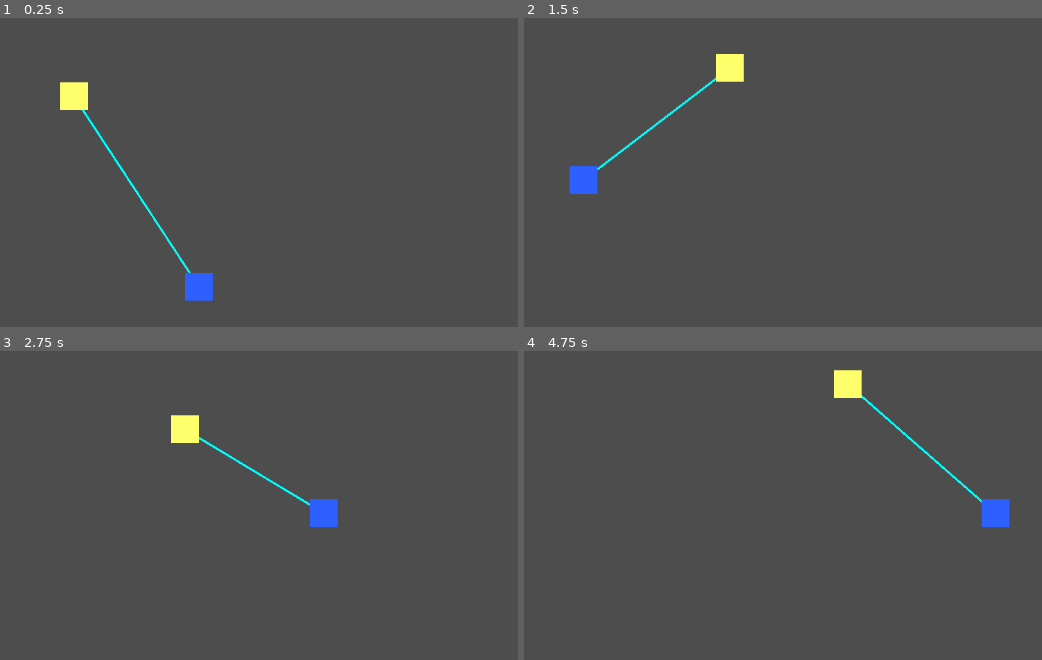
Above: before the commit, frames 1-4 (two rows, left to right).
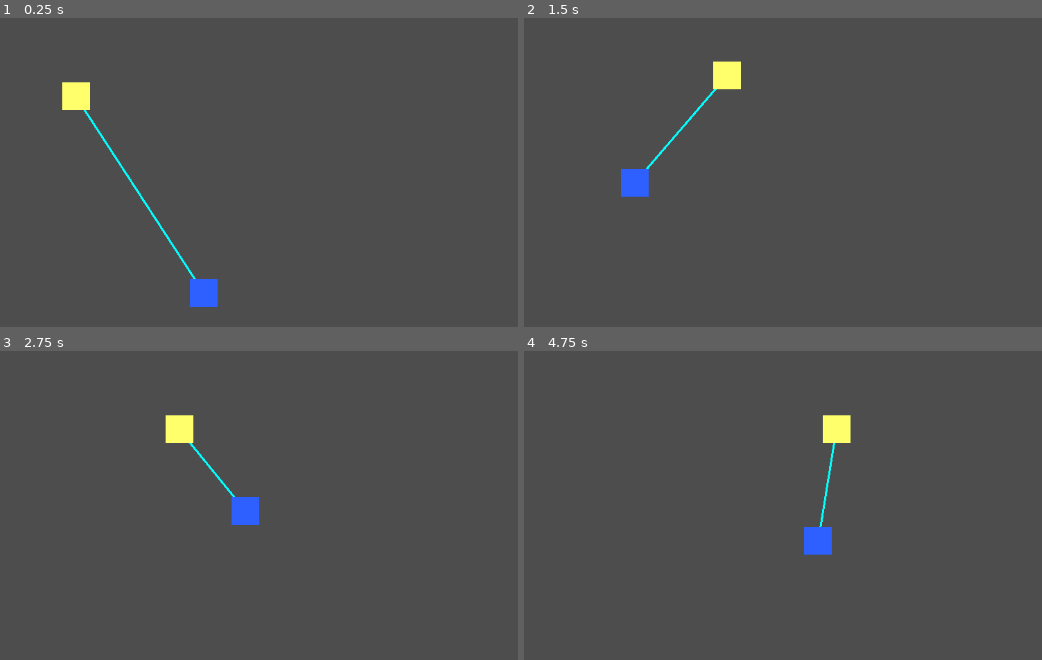
Above: after the commit, the same moments.

Repository: Bakwan-Company/Astro-Knot
Game: Godot game, scene res://levels/test_level/TestLevel.tscn
The game is run twice, just before and just after one commit, with the same random seed, the same clock (stepped at 60 frames per second) and the same inputs.
Inputs:
- Up to frame 1 (0.25 s): no input
- Up to frame 2 (1.5 s): hold Q (reel_in) 0.53-1.28 s; hold D (move_right) from 0.53 s (still down); tap Space (jump) at 0.77 s; tap E (reel_out) at 0.8, 1.35 s
- Up to frame 3 (2.75 s): tap Space (jump) at 1.52 s; tap Q (reel_in) at 1.55 s; release D (move_right) at 2.03 s; hold A (move_left) from 2.03 s (still down); hold Q (reel_in) from 2.03 s (still down); tap E (reel_out) at 2.3 s
- Up to frame 4 (4.75 s): release A (move_left) at 2.78 s; release Q (reel_in) at 2.78 s; hold D (move_right) 2.78-4.28 s; tap E (reel_out) at 2.85, 3.8, 4.35 s; tap Space (jump) at 3.02, 3.77, 4.52 s; tap Q (reel_in) at 3.05, 4.55 s; hold Q (reel_in) 3.53-4.28 s; hold A (move_left) from 4.28 s (still down)

The runs differ from the first frame. In frame 1, 0.9% of the frame differs, in the area x 11-43%, y 20-94%; in frame 2, 1.8%; in frame 3, 1.5%; in frame 4, 2.4%, in the area x 54-94%, y 6-67%.

Commit message:
chore: polishing reel in and reel out physics.

Diff:
--- a/entities/castor/Castor.tscn
+++ b/entities/castor/Castor.tscn
@@ -6,6 +6,7 @@
 size = Vector2(40, 39)
 
 [node name="Castor" type="CharacterBody2D" unique_id=975424275]
+collision_layer = 3
 script = ExtResource("1_n7yow")
 
 [node name="CollisionShape2D" type="CollisionShape2D" parent="." unique_id=1097591767]
--- a/entities/pollux/Pollux.tscn
+++ b/entities/pollux/Pollux.tscn
@@ -4,6 +4,7 @@
 size = Vector2(40, 40)
 
 [node name="Pollux" type="RigidBody2D" unique_id=1878608427]
+collision_layer = 5
 lock_rotation = true
 linear_damp = 0.5
 
@@ -18,3 +19,7 @@
 
 [node name="RopeAnchor" type="Marker2D" parent="." unique_id=1489040497]
 position = Vector2(20, 20.5)
+
+[node name="GroundCheck" type="RayCast2D" parent="." unique_id=687677612]
+position = Vector2(20, 20)
+target_position = Vector2(0, 20)
--- a/systems/rope_system/rope_manager.gd
+++ b/systems/rope_system/rope_manager.gd
@@ -2,14 +2,12 @@
 
 @export var castor: CharacterBody2D
 @export var pollux: RigidBody2D
-
 @onready var rope_visual: Line2D = $HardlightVisual
 
 @export var current_rope_length: float = 200.0
-@export var max_rope_length: float = 400.0
-@export var min_rope_length: float = 50.0
-@export var reel_speed: float = 150.0
-@export var rope_stiffness: float = 15.0
+@export var reel_speed: float = 250.0
+@export var min_rope_length: float = 60.0
+@export var max_rope_length: float = 500.0
 
 func _process(_delta: float) -> void:
 	update_rope_visual()
@@ -19,36 +17,84 @@
 		return
 
 	handle_reel_input(delta)
-	apply_rope_physics()
+	apply_solid_constraint(delta)
 
 func handle_reel_input(delta: float) -> void:
-	# Tombol Q untuk narik, E untuk ulur
 	if Input.is_action_pressed("reel_in"):
-		current_rope_length = max(min_rope_length, current_rope_length - reel_speed * delta)
+		current_rope_length -= reel_speed * delta
 	elif Input.is_action_pressed("reel_out"):
-		current_rope_length = min(max_rope_length, current_rope_length + reel_speed * delta)
+		current_rope_length += reel_speed * delta
+	current_rope_length = clamp(current_rope_length, min_rope_length, max_rope_length)
 
-func apply_rope_physics() -> void:
-	# Gunakan titik tengah badan (global_position utama) agar ayunan seimbang
-	var distance = pollux.global_position.distance_to(castor.global_position)
+func apply_solid_constraint(_delta: float) -> void:
+	var c_pos = castor.global_position
+	var p_pos = pollux.global_position
+	var dist = c_pos.distance_to(p_pos)
 
-	if distance > current_rope_length:
-		var direction = pollux.global_position.direction_to(castor.global_position)
-		var stretch = distance - current_rope_length
+	if dist < 0.1: return
 
-		var pull_force = direction * stretch * rope_stiffness
-		pollux.apply_central_force(pull_force)
+	var error = dist - current_rope_length
+
+	# ==========================================
+	# MEKANIK HYBRID: TALI KENDOR vs PISTON
+	# Jika jarak robot merapat (error negatif), tali seharusnya kendor.
+	# Kita matikan fisika dorongan, KECUALI pemain sengaja menekan tombol dorong (reel_out).
+	# ==========================================
+	if error < 0 and not Input.is_action_pressed("reel_out"):
+		return # Berhenti di sini. Castor bebas bergerak mendekat, Pollux diam.
+
+	var dir = c_pos.direction_to(p_pos)
+	var is_reeling_in = Input.is_action_pressed("reel_in")
+	var is_castor_anchored = castor.is_on_floor() or is_reeling_in or Input.is_action_pressed("reel_out")
+
+	var pollux_ground_check = pollux.get_node_or_null("GroundCheck")
+	var is_pollux_anchored = false
+	if pollux_ground_check and pollux_ground_check.is_colliding():
+		is_pollux_anchored = true
+
+	var pos_correction = clamp(error, -3.0, 3.0)
+
+	# ==========================================
+	# TAHAP 1: KOREKSI POSISI
+	# ==========================================
+	if is_castor_anchored:
+		var move_pollux = -(dir * pos_correction)
+		if is_pollux_anchored and move_pollux.y > 0:
+			move_pollux.y = 0
+		pollux.global_position += move_pollux
+	elif is_pollux_anchored:
+		castor.global_position += dir * pos_correction
+	else:
+		castor.global_position += dir * (pos_correction * 0.5)
+		pollux.global_position -= dir * (pos_correction * 0.5)
+
+	c_pos = castor.global_position
+	p_pos = pollux.global_position
+	dir = c_pos.direction_to(p_pos)
+
+	var c_vel = castor.velocity
+	var p_vel = pollux.linear_velocity
+	var rel_vel = (p_vel - c_vel).dot(dir)
+	var vel_lambda = dir * (-rel_vel)
+
+	# ==========================================
+	# TAHAP 2: KOREKSI KECEPATAN
+	# ==========================================
+	if is_castor_anchored:
+		var apply_vel = vel_lambda
+		if is_pollux_anchored and apply_vel.y > 0:
+			apply_vel.y = 0
+		pollux.linear_velocity += apply_vel
+	elif is_pollux_anchored:
+		castor.velocity -= vel_lambda
+	else:
+		castor.velocity -= vel_lambda * 0.5
+		pollux.linear_velocity += vel_lambda * 0.5
 
 func update_rope_visual() -> void:
 	if castor and pollux and rope_visual:
-		# Cari Marker2D bernama "RopeAnchor" di dalam robot
 		var c_anchor = castor.get_node_or_null("RopeAnchor")
 		var p_anchor = pollux.get_node_or_null("RopeAnchor")
-
-		# Jika Marker2D ketemu, pakai titik itu. Jika tidak, pakai titik tengah (fallback)
-		var draw_pos_castor = c_anchor.global_position if c_anchor else castor.global_position
-		var draw_pos_pollux = p_anchor.global_position if p_anchor else pollux.global_position
-
 		rope_visual.clear_points()
-		rope_visual.add_point(draw_pos_castor)
-		rope_visual.add_point(draw_pos_pollux)
+		rope_visual.add_point(c_anchor.global_position if c_anchor else castor.global_position)
+		rope_visual.add_point(p_anchor.global_position if p_anchor else pollux.global_position)
